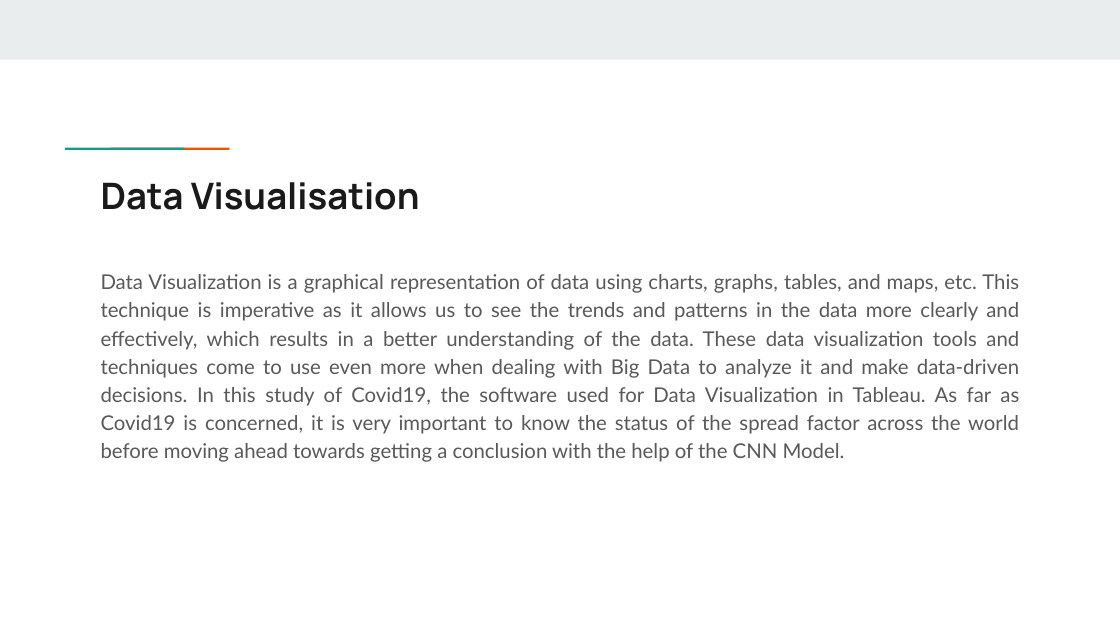
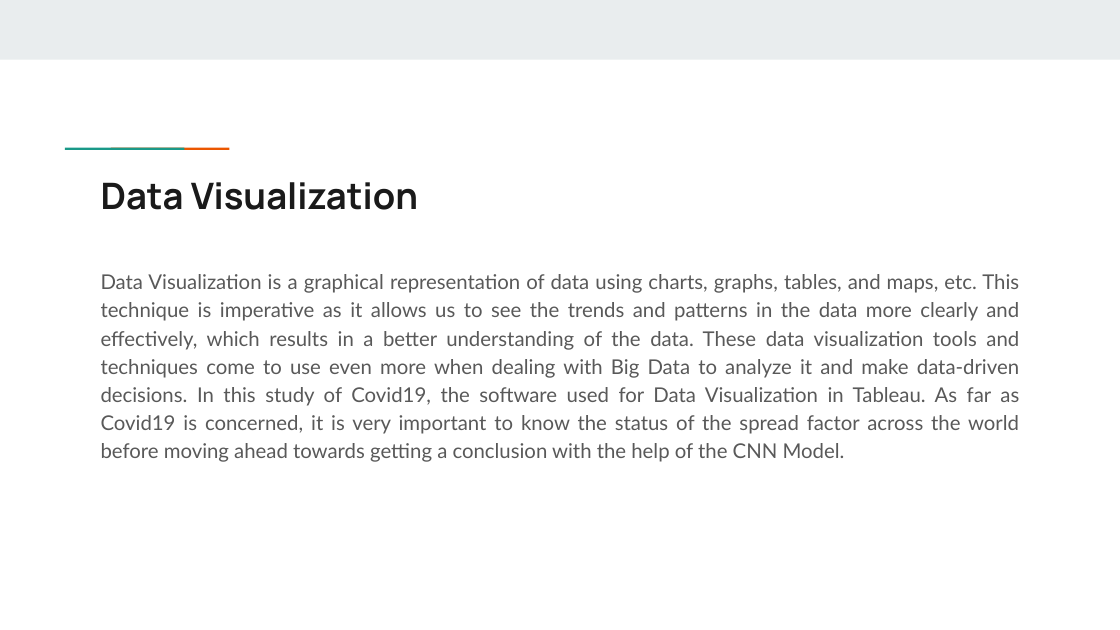
Before and after one commit to Mayank0255/IT1634-COVID19-Predictions-and-Analysis, a slide deck: slide 18 of Minor Project Presentation.pptx (slide 17 before the commit). Drawn at 1120x630 pixels with LibreOffice and Linux fonts; fonts in the diff are those of the drawing. Boxes give left, top, right and bottom in pixels: in the first picture for what was removed or moved away, otherwise in the second. Text is boxed around its words. In the diff, an @@ line names an element or a change of style, - is before the commit and + after.

```diff
--- a/Minor Project Presentation.pptx
+++ b/Minor Project Presentation.pptx
@@ title at (x1=101, y1=182, x2=418, y2=210): text changed @@
-Data Visualisation
+Data Visualization
```
Also in this commit, not shown: 6 other slides changed, 9 slides added, 5 slides removed, 1 other file.
